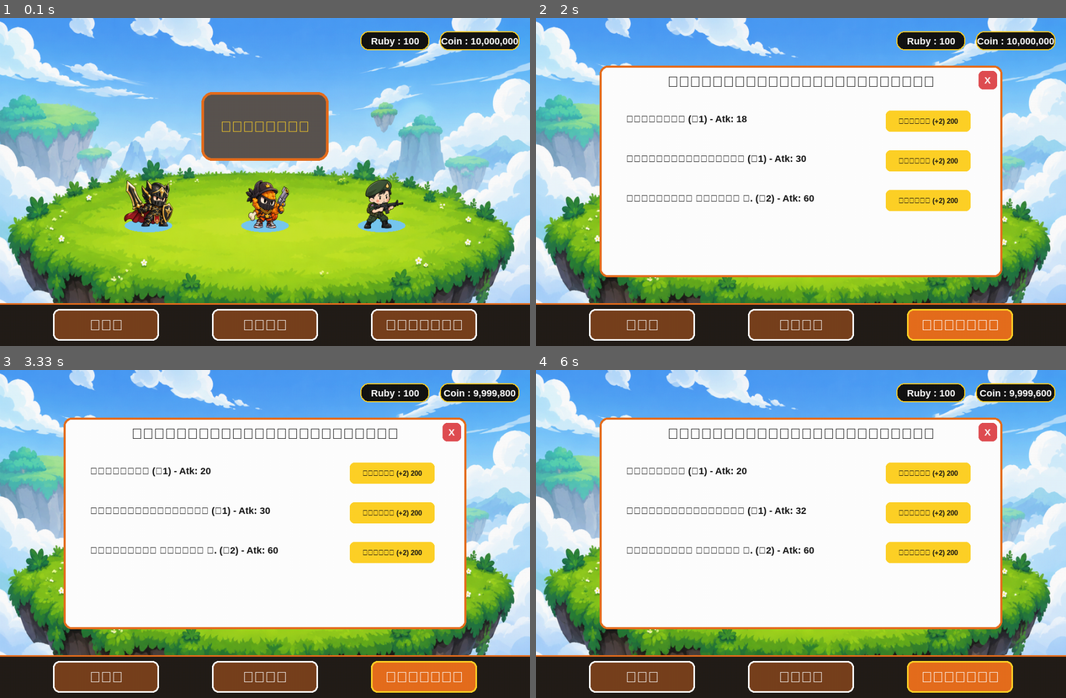
Above: before the commit, frames 1-4 (two rows, left to right).
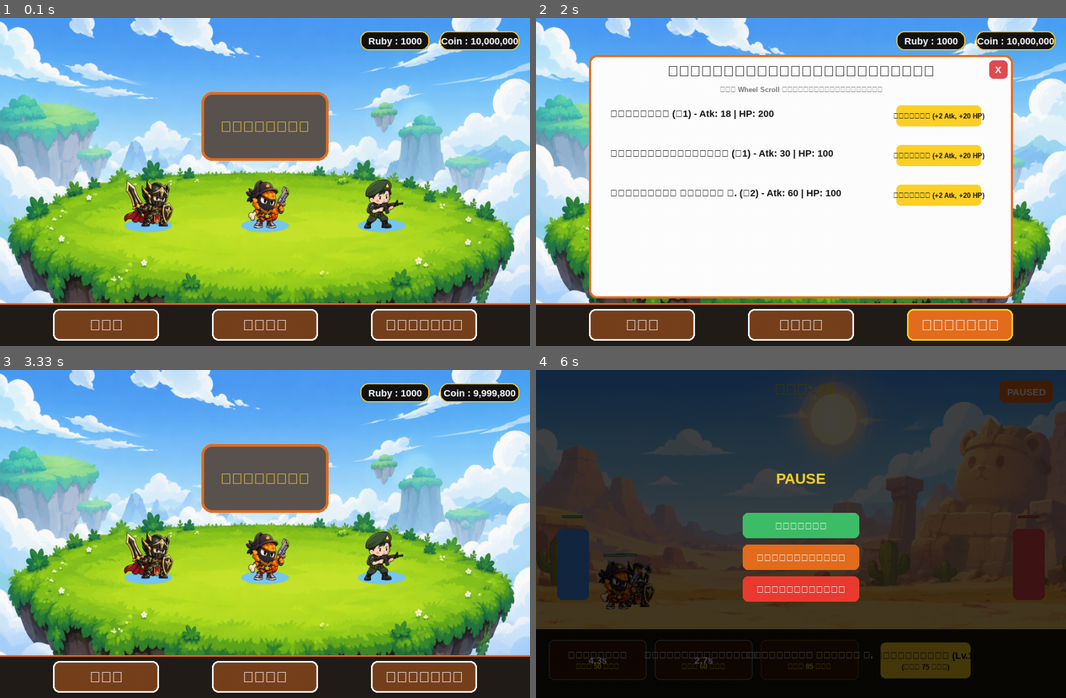
Above: after the commit, the same moments.

Repository: JirathWanna/Pygame_Tamma
Game: pygame game, started from main.py
Two runs of this game, one before a commit and one after it. Both use one fixed random seed, a clock stepped at 60 frames per second and the inputs below.
Inputs (mouse positions are in pixels of both pictures, inside the frame that each line leads up to):
- Up to frame 1 (0.1 s): no input
- Up to frame 2 (2 s): click "ทีม" at 0.38 s; click "อัศวินดำ" at 0.72 s; press the mouse at (594, 260) at 1.03 s; move the mouse to (657, 168) at 1.13 s; release the mouse at (716, 73) at 1.27 s; press the mouse at (578, 31) at 1.37 s; move the mouse to (663, 132) at 1.47 s; release the mouse at (748, 234) at 1.6 s; click "อัพเกรด" at 1.72 s
- Up to frame 3 (3.33 s): click (402, 468) at 2.05 s, where only the run after the commit has a clickable "อัปเกรด (+2 Atk, +20 HP)"; press the mouse at (461, 422) at 2.37 s; move the mouse to (429, 461) at 2.47 s; release the mouse at (397, 504) at 2.6 s; press the mouse at (424, 678) at 2.7 s; move the mouse to (371, 583) at 2.8 s; release the mouse at (318, 484) at 2.93 s; press the mouse at (461, 422) at 3.03 s; move the mouse to (286, 478) at 3.13 s; release the mouse at (106, 537) at 3.27 s
- Up to frame 4 (6 s): press the mouse at (960, 678) at 3.37 s; move the mouse to (912, 619) at 3.47 s; release the mouse at (864, 563) at 3.6 s; press the mouse at (938, 507) at 3.7 s; move the mouse to (843, 570) at 3.8 s; release the mouse at (742, 632) at 3.93 s; press the mouse at (997, 422) at 4.03 s; move the mouse to (896, 504) at 4.13 s; release the mouse at (795, 589) at 4.27 s; press the mouse at (801, 478) at 4.37 s; move the mouse to (875, 494) at 4.47 s; release the mouse at (949, 514) at 4.6 s; press the mouse at (917, 527) at 4.7 s; move the mouse to (838, 560) at 4.8 s; release the mouse at (753, 593) at 4.93 s; press the mouse at (599, 658) at 5.03 s; move the mouse to (700, 609) at 5.13 s; release the mouse at (801, 560) at 5.27 s; press the mouse at (705, 658) at 5.37 s; move the mouse to (779, 635) at 5.47 s; release the mouse at (854, 609) at 5.6 s; press the mouse at (1023, 389) at 5.7 s; move the mouse to (1002, 435) at 5.8 s; release the mouse at (981, 478) at 5.93 s

The runs differ from the first frame. In frame 1, 0.1% of the frame differs, in the area x 69-80%, y 5-9%; in frame 2, 18%; in frame 3, 49%; in frame 4, 98%, in the area x 0-100%, y 0-100%.

Commit message:
Add HP Upgrade, Scroll wheel

Diff:
--- a/battle.py
+++ b/battle.py
@@ -141,13 +141,15 @@
     upgrade_rect = pygame.Rect(650, 515, 170, 68)
     menu_rect = pygame.Rect(400, 380, 200, 60)
 
+    # ปุ่มและสถานะ Pause
+    paused = False
+    pause_rect = pygame.Rect(WIDTH - 125, 20, 100, 42)
+    resume_rect = pygame.Rect(WIDTH // 2 - 110, 270, 220, 48)
+    restart_rect = pygame.Rect(WIDTH // 2 - 110, 330, 220, 48)
+    pause_home_rect = pygame.Rect(WIDTH // 2 - 110, 390, 220, 48)
+
     while True:
         dt = min(clock.tick(60) / 1000.0, 0.05)
-
-        # อัปเดตเวลา Cooldown ของปุ่มตัวละคร
-        for i in range(3):
-            if cooldown_timers[i] > 0:
-                cooldown_timers[i] -= dt
 
         # จัดการ Event การคลิกเมาส์และปิดเกม
         for event in pygame.event.get():
@@ -156,9 +158,20 @@
                 sys.exit()
             if event.type == pygame.MOUSEBUTTONDOWN and event.button == 1:
                 pos = event.pos
-                if game_over: #เกมจบ กดกลับหน้าหลัก
+                if game_over: # เกมจบ กดกลับหน้าหลัก
                     if menu_rect.collidepoint(pos):
                         return
+                elif paused:
+                    # ตัวเลือกในหน้า Pause
+                    if resume_rect.collidepoint(pos):
+                        paused = False
+                    elif restart_rect.collidepoint(pos):
+                        run_battle_game(stage_data)
+                        return
+                    elif pause_home_rect.collidepoint(pos):
+                        return
+                elif pause_rect.collidepoint(pos):
+                    paused = True
                 else:
                     # ตรวจสอบการกดปุ่มปล่อยตัวละครออกไปสู้
                     for i, rect in enumerate(unit_buttons):
@@ -177,7 +190,12 @@
                             minerals -= cost
                             production_level += 1
 
-        if not game_over:
+        if not game_over and not paused:
+            # อัปเดตเวลา Cooldown ของปุ่มตัวละคร (หยุดนับระหว่าง Pause)
+            for i in range(3):
+                if cooldown_timers[i] > 0:
+                    cooldown_timers[i] = max(0, cooldown_timers[i] - dt)
+
             # ระบบผลิตแร่อัตโนมัติ
             production_interval = max(0.65, 2.5 / (1 + (production_level - 1) * 0.65))
             minerals += (25 / production_interval) * dt
@@ -260,6 +278,12 @@
         pygame.draw.rect(screen, DARK_PANEL, (0, 490, WIDTH, 130))
         draw_text(f"แร่: {int(minerals)}", 450, 20, BIG, YELLOW_GOLD)
 
+        # วาดปุ่ม Pause
+        if not game_over:
+            pygame.draw.rect(screen, ORANGE_BORDER if paused else BLUE, pause_rect, border_radius=8)
+            draw_text("PAUSED" if paused else "|| Pause",
+                      pause_rect.centerx, pause_rect.centery, FONT, WHITE, center=True)
+
         # วาดปุ่มตัวละครพร้อมจัดการสถานะติดคูลดาวน์หรือแร่ไม่พอ
         for i, rect in enumerate(unit_buttons):
             u_id = team_units[i]
@@ -289,6 +313,26 @@
         draw_text(f"อัปเกรดแร่ (Lv.{production_level})", upgrade_rect.centerx, upgrade_rect.centery - 10, FONT, BLACK, center=True)
         draw_text(f"(ใช้ {upgrade_cost} แร่)", upgrade_rect.centerx, upgrade_rect.centery + 12, SMALL, DARK_PANEL, center=True)
 
+        # หน้าต่าง Pause
+        if paused and not game_over:
+            overlay = pygame.Surface((WIDTH, HEIGHT), pygame.SRCALPHA)
+            overlay.fill((0, 0, 0, 185))
+            screen.blit(overlay, (0, 0))
+
+            draw_text("PAUSE", WIDTH // 2, 205, BIG, YELLOW_GOLD, center=True)
+
+            pygame.draw.rect(screen, GREEN, resume_rect, border_radius=10)
+            draw_text("เล่นต่อ", resume_rect.centerx, resume_rect.centery,
+                      FONT, WHITE, center=True)
+
+            pygame.draw.rect(screen, ORANGE_BORDER, restart_rect, border_radius=10)
+            draw_text("เริ่มเกมใหม่", restart_rect.centerx, restart_rect.centery,
+                      FONT, WHITE, center=True)
+
+            pygame.draw.rect(screen, RED_TAG, pause_home_rect, border_radius=10)
+            draw_text("กลับหน้าหลัก", pause_home_rect.centerx, pause_home_rect.centery,
+                      FONT, WHITE, center=True)
+
         # หน้าต่างแสดงผลเมื่อจบเกม (ชนะ / แพ้)
         if game_over:
             overlay = pygame.Surface((WIDTH, HEIGHT), pygame.SRCALPHA)
--- a/game_data.py
+++ b/game_data.py
@@ -34,7 +34,7 @@
 # --- Global Player Economy Data ---
 PLAYER_DATA = {
     "coins": 10000000,
-    "rubies": 100,
+    "rubies": 1000,
     "inventory": [0, 1, 2],       # ID ตัวละครที่มีในคลัง
     "loadout": [0, 1, 2]          # ID ตัวละครที่จัดลงทีม (3 ช่อง)
 }
@@ -49,7 +49,8 @@
     {"id": 5, "name": "สไลม์", "stars": 3, "range": 58, "damage": 24, "cooldown": 4.5, "cost": 85, "color": (145, 100, 220), "hp": 50, "speed": 70},
     {"id": 6, "name": "หมาป่า", "stars": 3, "range": 190, "damage": 30, "cooldown": 4.5, "cost": 85, "color": (145, 100, 220), "hp": 70, "speed": 50},
     {"id": 7, "name": "ผีโคกะโหลก", "stars": 3, "range": 500, "damage": 40, "cooldown": 4.5, "cost": 85, "color": (145, 100, 220), "hp": 30, "speed": 70},
-    {"id": 7, "name": "กระสือ", "stars": 3, "range": 58, "damage": 40, "cooldown": 4.5, "cost": 85, "color": (145, 100, 220), "hp": 300, "speed": 150}
+    {"id": 8, "name": "กระสือ", "stars": 3, "range": 58, "damage": 40, "cooldown": 4.5, "cost": 85, "color": (145, 100, 220), "hp": 300, "speed": 150},
+    {"id": 9, "name": "โคนัน", "stars": 2, "range": 80, "damage": 24, "cooldown": 4.5, "cost": 85, "color": (145, 100, 220), "hp": 500, "speed": 70}
 ]
 
 
--- a/main.py
+++ b/main.py
@@ -48,6 +48,7 @@
 def main_lobby():
     active_tab = None
     gacha_result = None  # สำหรับแสดงหน้าสรุปผลสุ่ม
+    upgrade_scroll_offset = 0  # ตัวแปรสำหรับควบคุมการเลื่อนหน้าจออัปเกรด
 
     while True:
         if ASSETS["bg_lobby"]:
@@ -83,9 +84,9 @@
 
         nav_buttons = draw_bottom_navigation(active_tab)
 
-        # Popup สำหรับ Tabs
+        # Popup สำหรับ Tabs (ขยายความสูงขึ้นเล็กน้อยเพื่อให้แสดงผลได้ดีขึ้น)
         if active_tab:
-            pop_rect = pygame.Rect(120, 90, 760, 400)
+            pop_rect = pygame.Rect(100, 70, 800, 460)
             pygame.draw.rect(screen, WHITE, pop_rect, border_radius=15)
             pygame.draw.rect(screen, ORANGE_BORDER, pop_rect, 4, border_radius=15)
 
@@ -111,14 +112,26 @@
             # --- TAB 3: อัปเกรด (UPGRADE) ---
             elif active_tab == "UPGRADE":
                 draw_text("อัปเกรดพลังโจมตีเรนเจอร์", pop_rect.centerx, pop_rect.top + 30, BIG, BLACK, center=True)
+                draw_text("ใช้ Wheel Scroll เพื่อเลื่อนดูรายการ", pop_rect.centerx, pop_rect.top + 65, SMALL, (120, 120, 120), center=True)
+
+                # กำหนดพื้นที่แสดงผลรายการอัปเกรด (Clipping Area) เพื่อไม่ให้ล้นออกนอกกรอบ
+                content_area = pygame.Rect(pop_rect.left + 20, pop_rect.top + 90, pop_rect.width - 40, 350)
+                screen.set_clip(content_area)
+
                 for idx, u_id in enumerate(PLAYER_DATA["inventory"]):
                     u = ALL_UNITS_DATABASE[u_id]
-                    y_pos = pop_rect.top + 90 + idx * 75
-                    draw_text(f"{u['name']} (★{u['stars']}) - Atk: {u['damage']}", pop_rect.left + 50, y_pos, FONT, BLACK)
-
-                    up_btn = pygame.Rect(pop_rect.right - 220, y_pos - 5, 160, 40)
-                    pygame.draw.rect(screen, YELLOW_GOLD if PLAYER_DATA["coins"] >= 200 else (180, 180, 180), up_btn, border_radius=8)
-                    draw_text("อัปแรง (+2) 200", up_btn.centerx, up_btn.centery, SMALL, BLACK, center=True)
+                    y_pos = pop_rect.top + 100 + (idx * 75) + upgrade_scroll_offset
+
+                    # วาดเฉพาะตัวที่อยู่ในพื้นที่แสดงผลเพื่อประหยัดการเรนเดอร์และป้องกันล้น
+                    if content_area.top - 75 <= y_pos <= content_area.bottom:
+                        draw_text(f"{u['name']} (★{u['stars']}) - Atk: {u['damage']} | HP: {u['hp']}", pop_rect.left + 40, y_pos, FONT, BLACK)
+
+                        up_btn = pygame.Rect(pop_rect.right - 220, y_pos - 5, 160, 40)
+                        pygame.draw.rect(screen, YELLOW_GOLD if PLAYER_DATA["coins"] >= 200 else (180, 180, 180), up_btn, border_radius=8)
+                        draw_text("อัปเกรด (+2 Atk, +20 HP)", up_btn.centerx, up_btn.centery, SMALL, BLACK, center=True)
+
+                # ยกเลิก Clipping เพื่อให้ UI ส่วนอื่นเรนเดอร์ได้ปกติ
+                screen.set_clip(None)
 
         # Popup สรุปผลการสุ่มกาชา
         if gacha_result:
@@ -128,8 +141,7 @@
 
             draw_text("ยินดีด้วย! คุณได้รับ:", res_rect.centerx, res_rect.top + 25, BIG, BLACK, center=True)
 
-            # วาดการ์ดแสดงผล
-            for i, res in enumerate(gacha_result[:10]): # แสดงไม่เกิน 10 ตัว
+            for i, res in enumerate(gacha_result[:10]):
                 row = i // 5
                 col = i % 5
                 cx = res_rect.left + 50 + col * 105
@@ -148,6 +160,14 @@
             if event.type == pygame.QUIT:
                 pygame.quit()
                 sys.exit()
+
+            # จัดการการเลื่อนเมาส์ (Mouse Scroll) สำหรับหน้าอัปเกรด
+            if event.type == pygame.MOUSEWHEEL and active_tab == "UPGRADE":
+                upgrade_scroll_offset += event.y * 30
+                # คำนวณจำกัดขอบเขตการเลื่อนไม่ให้เลยข้อมูลที่มี
+                max_scroll = max(0, (len(PLAYER_DATA["inventory"]) * 75) - 300)
+                upgrade_scroll_offset = min(0, max(-max_scroll, upgrade_scroll_offset))
+
             if event.type == pygame.MOUSEBUTTONDOWN and event.button == 1:
                 pos = event.pos
 
@@ -156,13 +176,14 @@
                     if close_res_btn.collidepoint(pos):
                         gacha_result = None
                 elif active_tab:
-                    close_btn = pygame.Rect(835, 100, 35, 35)
+                    close_btn = pygame.Rect(pop_rect.right - 45, pop_rect.top + 10, 35, 35)
                     if close_btn.collidepoint(pos):
                         active_tab = None
+                        upgrade_scroll_offset = 0 # รีเซ็ต Scroll เมื่อปิดหน้าต่าง
 
                     elif active_tab == "GACHA":
-                        g1 = pygame.Rect(260, 290, 180, 70)
-                        g10 = pygame.Rect(520, 290, 180, 70)
+                        g1 = pygame.Rect(pop_rect.centerx - 220, pop_rect.top + 200, 180, 70)
+                        g10 = pygame.Rect(pop_rect.centerx + 40, pop_rect.top + 200, 180, 70)
                         if g1.collidepoint(pos) and PLAYER_DATA["rubies"] >= 10:
                             PLAYER_DATA["rubies"] -= 10
                             gacha_result = draw_gacha_animation(1)
@@ -172,19 +193,27 @@
 
                     elif active_tab == "UPGRADE":
                         for idx, u_id in enumerate(PLAYER_DATA["inventory"]):
-                            up_btn = pygame.Rect(660, 175 + idx * 75, 160, 40)
-                            if up_btn.collidepoint(pos) and PLAYER_DATA["coins"] >= 200:
-                                PLAYER_DATA["coins"] -= 200
-                                ALL_UNITS_DATABASE[u_id]["damage"] += 2
+                            # คำนวณตำแหน่งปุ่มอัปเกรดโดยรวม Scroll Offset เข้าไปด้วยเพื่อให้กดตรงกับตำแหน่งที่แสดงผล
+                            y_pos = pop_rect.top + 100 + (idx * 75) + upgrade_scroll_offset
+                            up_btn = pygame.Rect(pop_rect.right - 220, y_pos - 5, 160, 40)
+
+                            # ตรวจสอบการคลิกเฉพาะเมื่อปุ่มอยู่ในขอบเขตการแสดงผล
+                            content_area = pygame.Rect(pop_rect.left + 20, pop_rect.top + 90, pop_rect.width - 40, 350)
+                            if content_area.collidepoint(up_btn.center) and up_btn.collidepoint(pos):
+                                if PLAYER_DATA["coins"] >= 200:
+                                    PLAYER_DATA["coins"] -= 200
+                                    ALL_UNITS_DATABASE[u_id]["damage"] += 2
+                                    ALL_UNITS_DATABASE[u_id]["hp"] += 20
                 else:
                     if stage_btn_rect.collidepoint(pos):
                         run_stage_select()
                     for rect, item_id in nav_buttons:
                         if rect.collidepoint(pos):
                             if item_id == "TEAM":
-                                run_team_screen()      # เปลี่ยนไปหน้า team screen
+                                run_team_screen()
                             else:
                                 active_tab = item_id
+                                upgrade_scroll_offset = 0 # รีเซ็ตค่า Scroll ทุกครั้งที่เปิดแท็บใหม่
 
         pygame.display.flip()
         clock.tick(60)
--- a/team.py
+++ b/team.py
@@ -1,9 +1,10 @@
 import pygame
 import math
+import sys
 from game_data import *
 
 # ==========================================
-# Team Screen (หน้าจัดทีมแบบเต็มจอ ลากการ์ดไปวางบนแท่น)
+# Team Screen (หน้าจัดทีมแบบเลื่อนซ้าย-ขวา พร้อมระบบ Scroll)
 # ==========================================
 _FIG_CACHE = {}
 
@@ -90,6 +91,7 @@
             elif event.type == pygame.KEYDOWN and event.key == pygame.K_ESCAPE:
                 return
             elif event.type == pygame.MOUSEWHEEL:
+                # เปลี่ยนให้ MOUSEWHEEL เลื่อนไปทางซ้าย-ขวาแทน
                 scroll -= event.y * 40
             elif event.type == pygame.MOUSEBUTTONDOWN and event.button == 1:
                 if back_rect.collidepoint(event.pos):
@@ -112,7 +114,9 @@
                         break
                 drag = None                 # ปล่อยนอกแท่น = ยกเลิก
 
-        max_scroll = max(0, 24 + len(PLAYER_DATA["inventory"]) * (CARD_W + GAP) - WIDTH)
+        # คำนวณขอบเขตการเลื่อนซ้าย-ขวาไม่ให้ล้นหายไปไกลเกินจริง
+        total_content_width = 24 + len(PLAYER_DATA["inventory"]) * (CARD_W + GAP)
+        max_scroll = max(0, total_content_width - WIDTH + 24)
         scroll = max(0, min(scroll, max_scroll))
 
         # ----- พื้นหลังอิฐ -----
@@ -148,9 +152,14 @@
         total = sum(ALL_UNITS_DATABASE[u]["damage"] for u in PLAYER_DATA["loadout"] if u is not None)
         draw_text(f"พลังโจมตีรวม: {total}", WIDTH - 20 - 200, 14, FONT, YELLOW_GOLD)
 
-        # ----- แถบการ์ดตัวละครในคลัง -----
+        # ----- แถบการ์ดตัวละครในคลัง (แนวนอน) -----
         pygame.draw.rect(screen, (95, 65, 45), (0, CARD_Y - 20, WIDTH, HEIGHT - CARD_Y + 20))
         pygame.draw.line(screen, ORANGE_BORDER, (0, CARD_Y - 20), (WIDTH, CARD_Y - 20), 3)
+
+        # ใช้ Clipping พื้นแถบการ์ดด้านล่างเพื่อไม่ให้ล้นออกนอกจอซ้ายขวาเวลาเลื่อน
+        clip_area = pygame.Rect(0, CARD_Y - 20, WIDTH, HEIGHT - (CARD_Y - 20))
+        screen.set_clip(clip_area)
+
         for idx, u_id in enumerate(PLAYER_DATA["inventory"]):
             u = ALL_UNITS_DATABASE[u_id]
             rect = card_rect(idx)
@@ -175,7 +184,9 @@
                 pygame.draw.rect(screen, (60, 140, 90), (rect.x + 6, rect.bottom - 26, tag.get_width() + 12, 20), border_radius=6)
                 screen.blit(tag, (rect.x + 12, rect.bottom - 25))
 
-        draw_text("กดค้างที่การ์ดแล้วลากไปวางบนแท่น  |  ลากระหว่างแท่นเพื่อสลับ  |  ESC หรือ ‹ กลับ เพื่อออก",
+        screen.set_clip(None) # ยกเลิก Clipping
+
+        draw_text("กดค้างที่การ์ดแล้วลากไปวางบนแท่น  |  ลากระหว่างแท่นเพื่อสลับ  |  Scroll เมาส์เลื่อนซ้าย-ขวา  |  ESC หรือ ‹ กลับ เพื่อออก",
                   20, HEIGHT - 30, SMALL, (255, 235, 200))
 
         # ----- ตัวละครที่ติดเมาส์ (วาดบนสุด) -----
